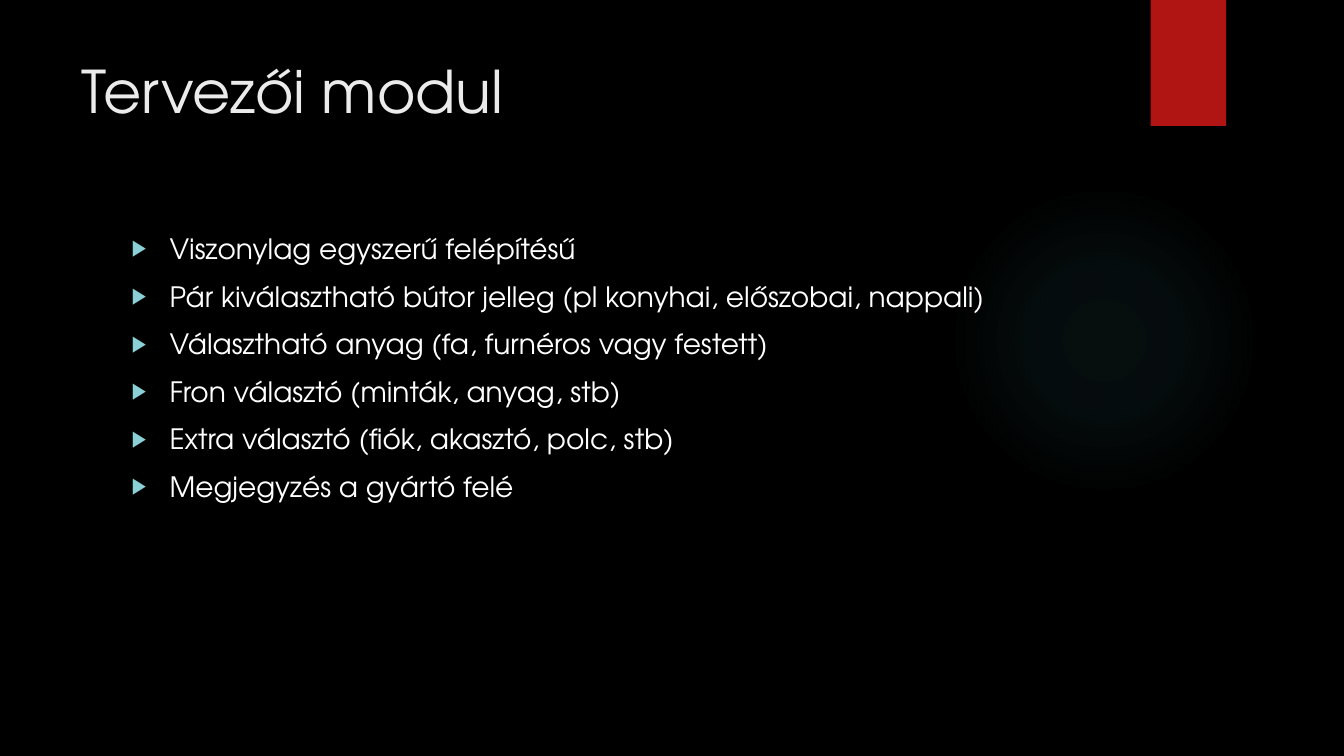
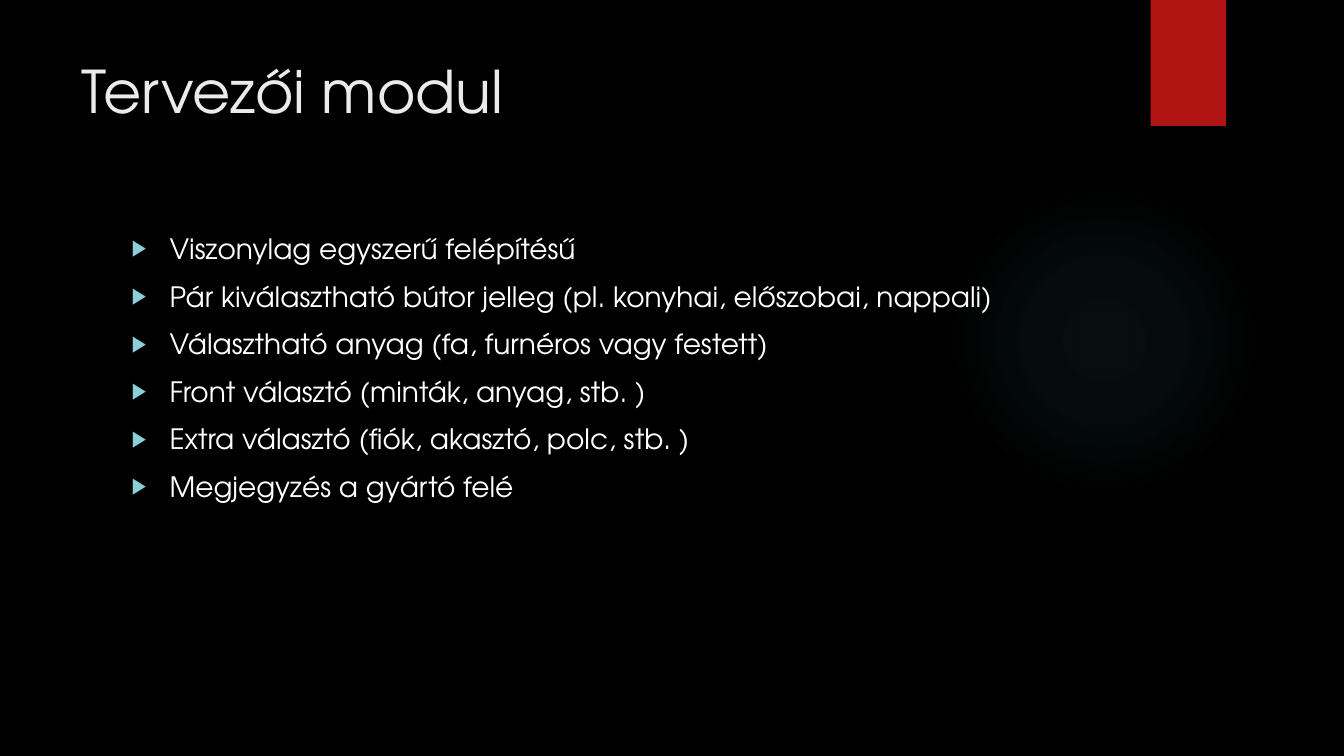
Before and after one commit to And-rea21/Projektmunka1, a slide deck: slide 3 of Szakvizsa projekt.pptx. Drawn at 1344x756 pixels with LibreOffice and Linux fonts; fonts in the diff are those of the drawing; background and template pictures are left out. Boxes give left, top, right and bottom in pixels: in the first picture for what was removed or moved away, otherwise in the second. Text is boxed around its words. In the diff, an @@ line names an element or a change of style, - is before the commit and + after.

```diff
--- a/Szakvizsa projekt.pptx
+++ b/Szakvizsa projekt.pptx
@@ text at bbox=[170, 285, 991, 313]: text changed @@
-▶ Pár kiválasztható bútor jelleg (pl konyhai, előszobai, nappali)
+▶ Pár kiválasztható bútor jelleg (pl. konyhai, előszobai, nappali)
@@ text at bbox=[170, 380, 671, 455]: text changed @@
-▶ Fron választó (minták, anyag, stb)
-▶ Extra választó (fiók, akasztó, polc, stb)
+▶ Front választó (minták, anyag, stb. )
+▶ Extra választó (fiók, akasztó, polc, stb. )
```
Also in this commit, not shown: 4 other slides changed, 3 slides added.
